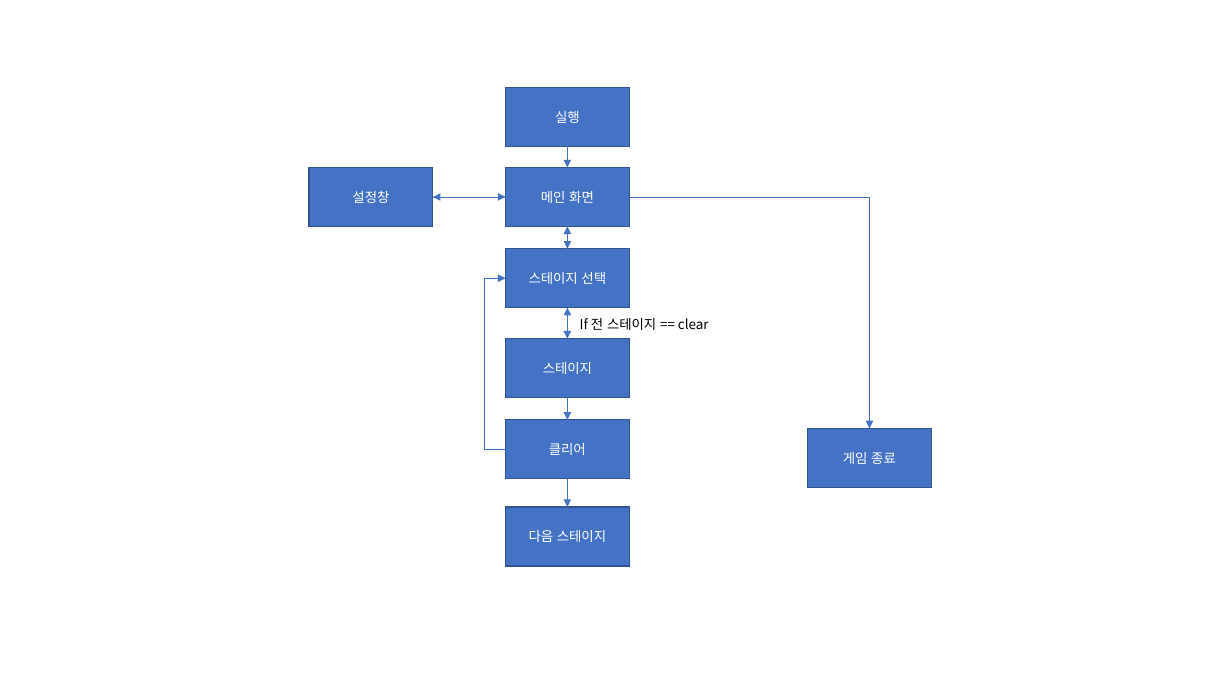
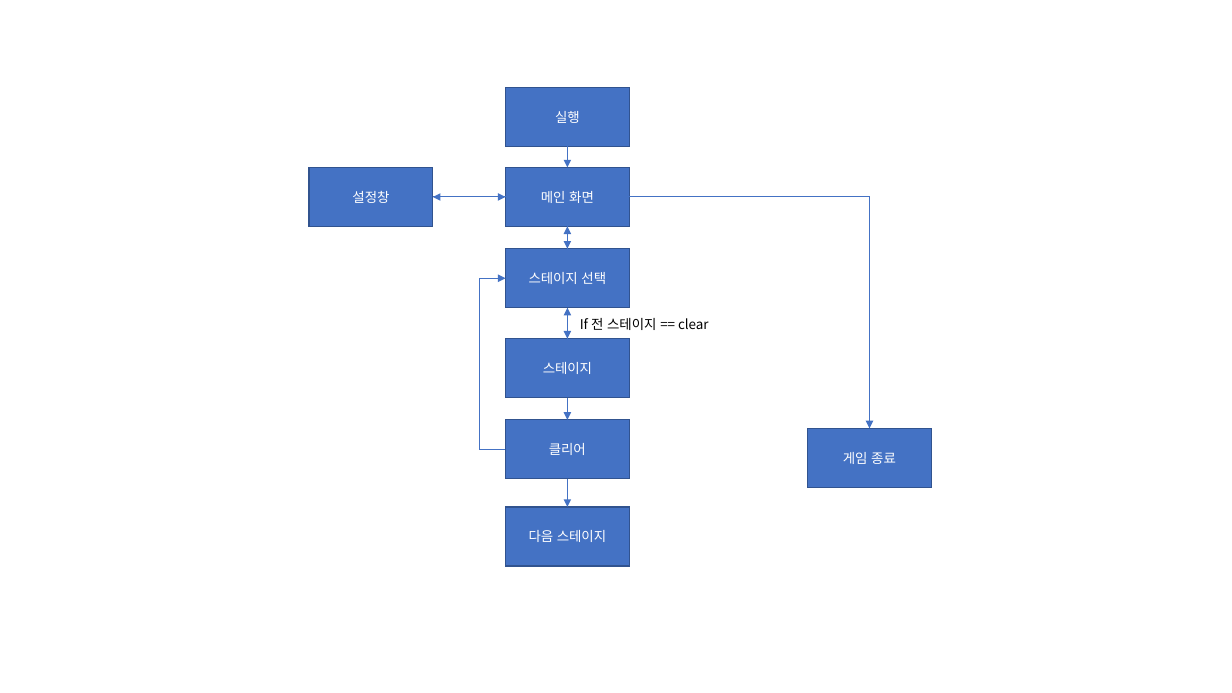
Before and after one commit to Sunghooni/Narsha, a slide deck: slide 1 of 기획/코딩게임 예시.pptx. Drawn at 1232x693 pixels with LibreOffice and Linux fonts; fonts in the diff are those of the drawing. Boxes give left, top, right and bottom in pixels: in the first picture for what was removed or moved away, otherwise in the second. Text is boxed around its words. In the diff, an @@ line names an element or a change of style, - is before the commit and + after.

```diff
--- a/기획/코딩게임 예시.pptx
+++ b/기획/코딩게임 예시.pptx
@@ elbow arrow (629, 197) - (870, 429): stroke #4472C4 0.5 pt to #4472C4 0.75 pt @@
@@ elbow arrow (506, 449) - (506, 278): stroke #4472C4 0.5 pt to #4472C4 0.75 pt @@
```
Also in this commit, not shown: 15 other slides changed, 1 slide added, 1 slide removed.
